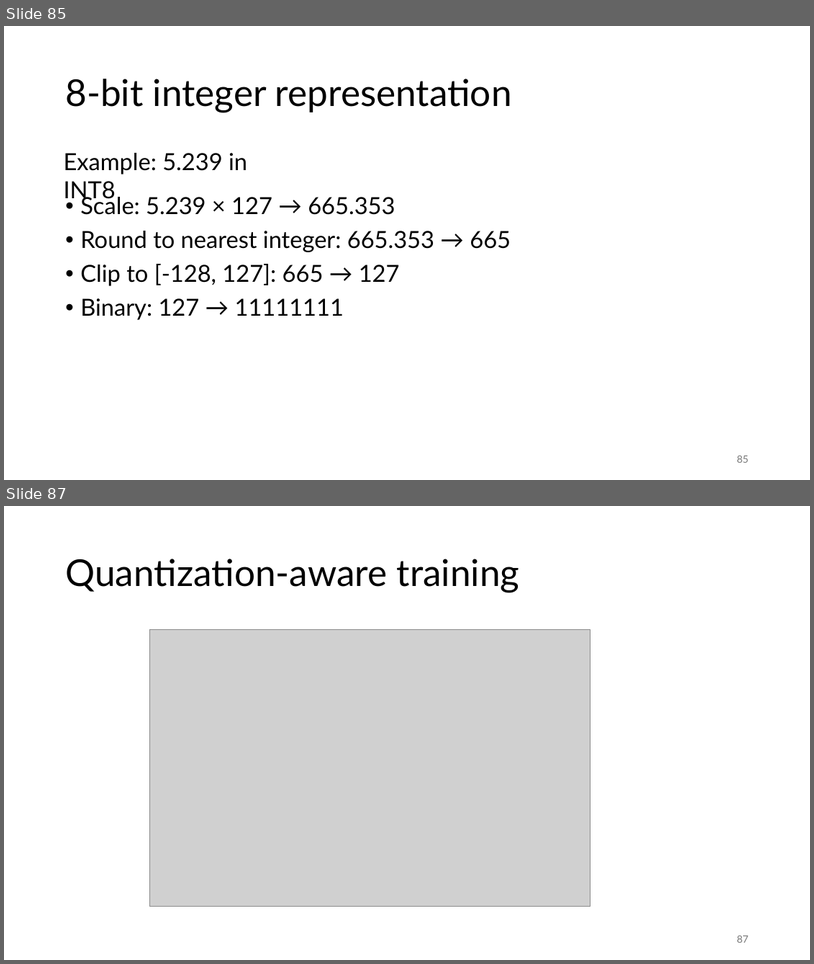
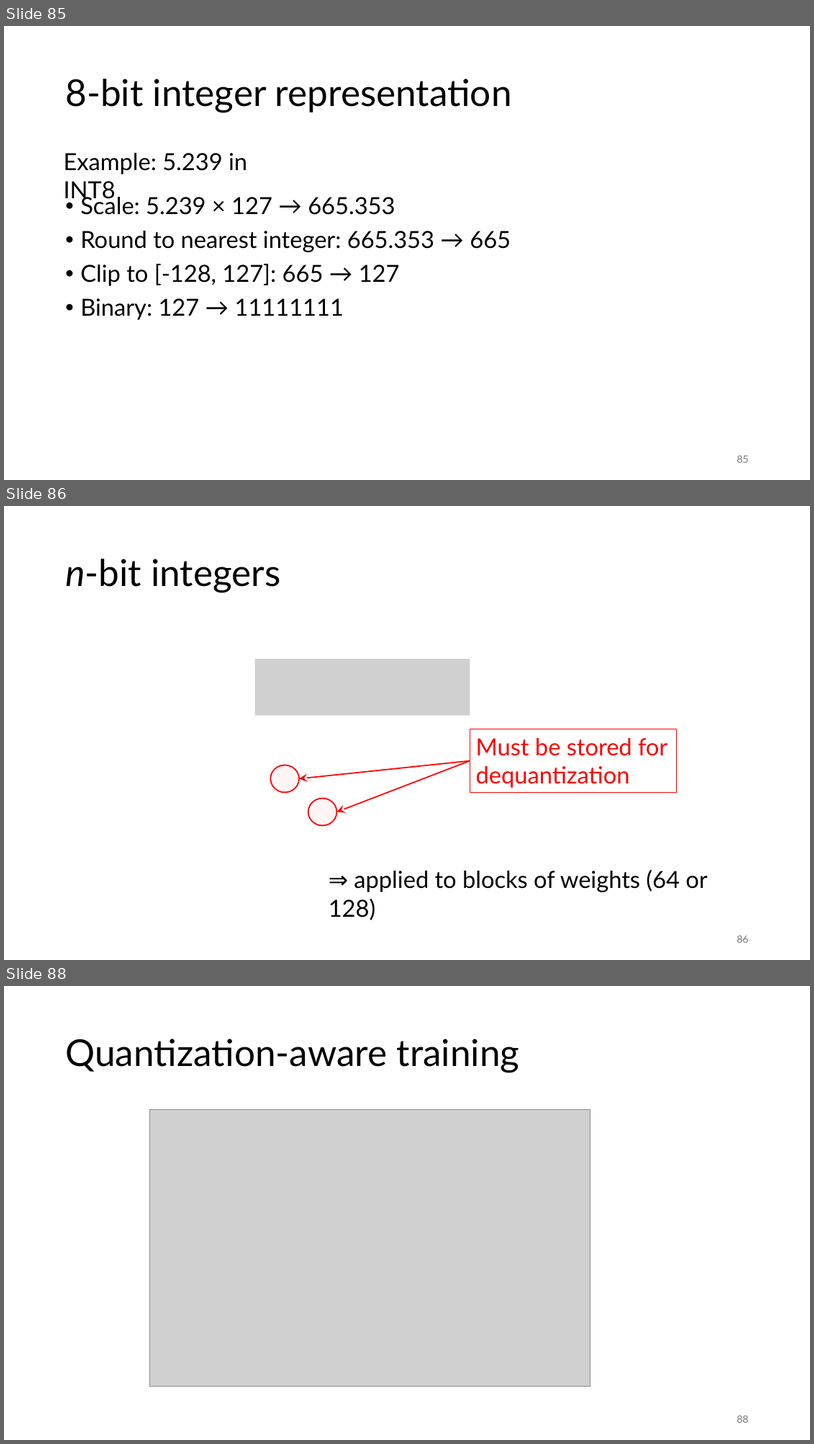
Before and after one commit to gjbex/Deploying-LLMs-locally, a slide deck: local_LLMs.pptx. Shown one above the other, each under a label of ours: slides 85 and 87 before the commit, slides 85, 86 and 88 after it; the slides between them are not shown. The pictures are 814x964 and 814x1444 pixels, drawn with LibreOffice and Linux fonts; fonts in the diff are those of the drawing; grey boxes stand for pictures. Boxes give left, top, right and bottom in pixels: in the first picture for what was removed or moved away, otherwise in the second. Text is boxed around its words. In the diff, an @@ line names an element or a change of style, - is before the commit and + after.

```diff
--- a/local_LLMs.pptx
+++ b/local_LLMs.pptx
@@ slide 86 added at (x1=4, y1=506, x2=810, y2=960), background #FFFFFF @@
@@ title added at (x1=65, y1=559, x2=280, y2=592), 44 pt, text #000000 @@
+n-bit integers
@@ picture added at (x1=255, y1=659, x2=471, y2=716) @@
@@ group added at (x1=271, y1=729, x2=677, y2=826): 2 ellipses, 2 arrows, 1 rectangle @@
+Must be stored for
+dequantization
@@ text added at (x1=329, y1=870, x2=707, y2=920), 28 pt, text #000000 @@
+⇒ applied to blocks of weights (64 or 128)
@@ page number added at (x1=737, y1=935, x2=748, y2=942), 12 pt, text #797979 @@
+86
@@ what was slide 87 is now slide 88 @@
@@ page number at (x1=737, y1=1415, x2=748, y2=1422): text changed @@
-87
+88
```
Also in this commit, not shown: 1 slide changed, 1 other slide added.
